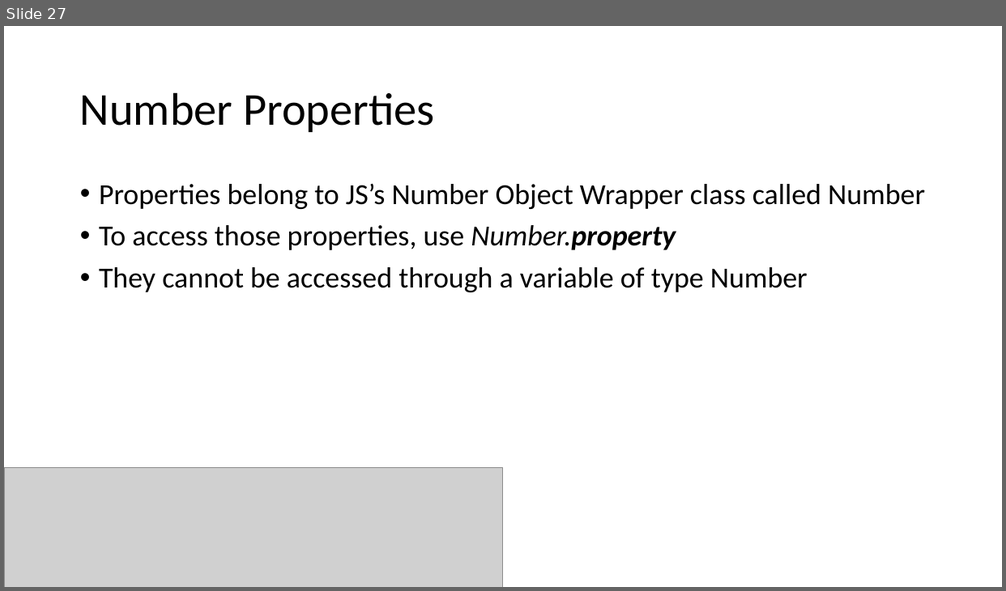
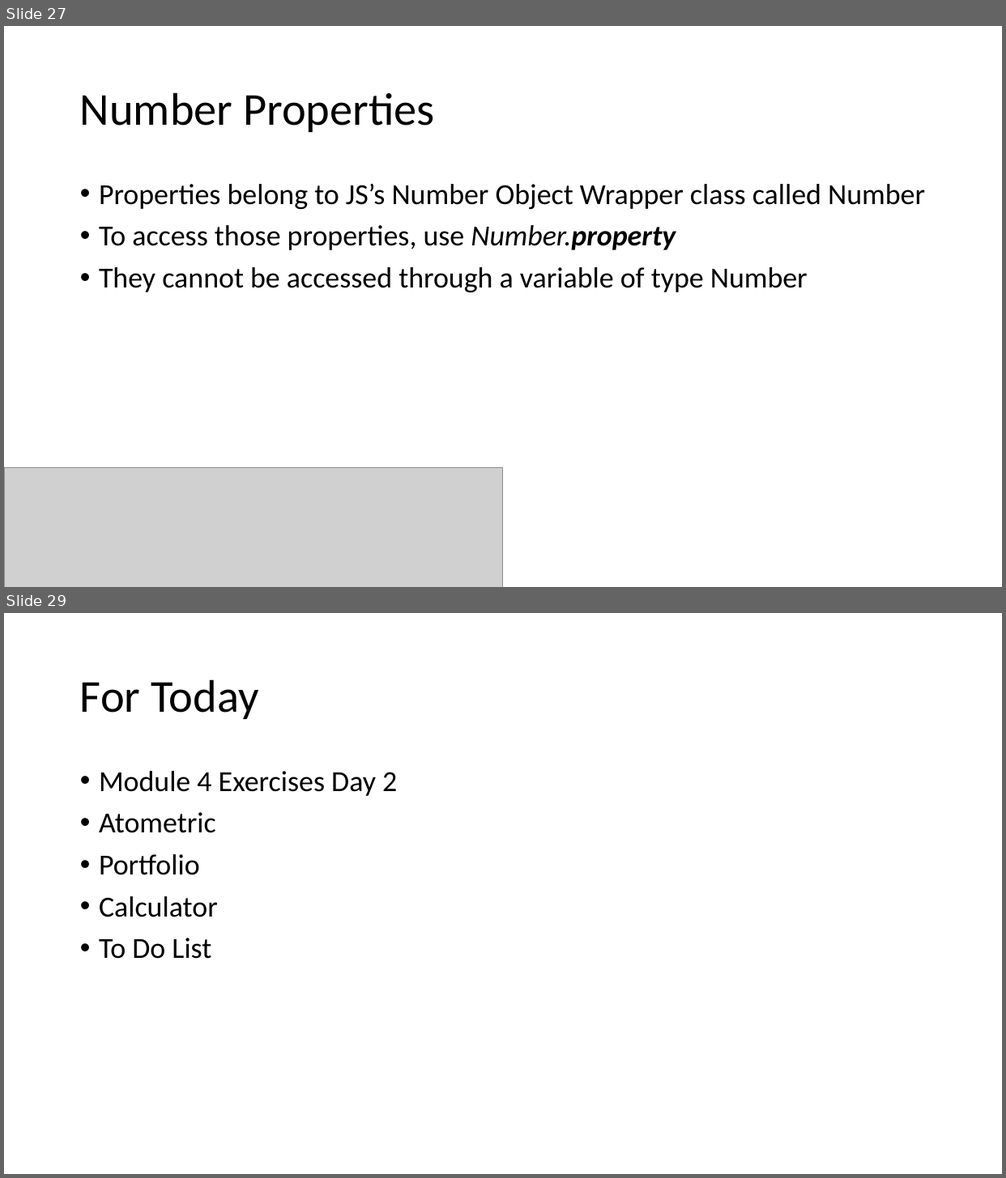
Before and after one commit to YWCANWIL-TechLab/Module4-Exercises-Day2, a slide deck: slides/Numbers.pptx. Shown one above the other, each under a label of ours: slide 27 before the commit, slides 27 and 29 after it; the slides between them are not shown. The pictures are 1006x591 and 1006x1178 pixels, drawn with LibreOffice and Linux fonts; fonts in the diff are those of the drawing; grey boxes stand for pictures. Boxes give left, top, right and bottom in pixels: in the first picture for what was removed or moved away, otherwise in the second. Text is boxed around its words. In the diff, an @@ line names an element or a change of style, - is before the commit and + after.

```diff
--- a/slides/Numbers.pptx
+++ b/slides/Numbers.pptx
@@ slide 29 added at <box>4,613,1002,1174</box>, background #FFFFFF @@
@@ title added at <box>80,679,258,719</box>, 44 pt, text #000000 @@
+For Today
@@ text added at <box>99,771,397,959</box>, 28 pt, text #000000 @@
+• Module 4 Exercises Day 2
+• Atometric
+• Portfolio
+• Calculator
+• To Do List
```
Also in this commit, not shown: 1 other slide added.
